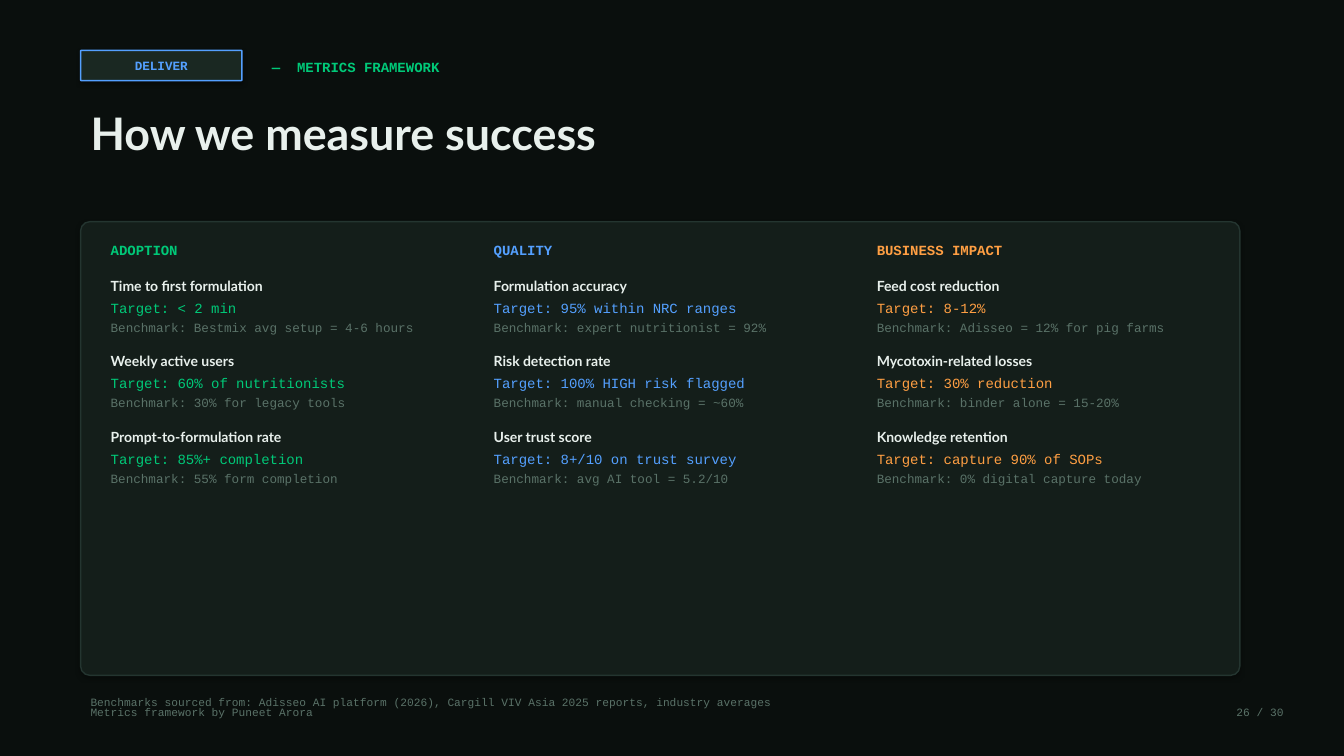
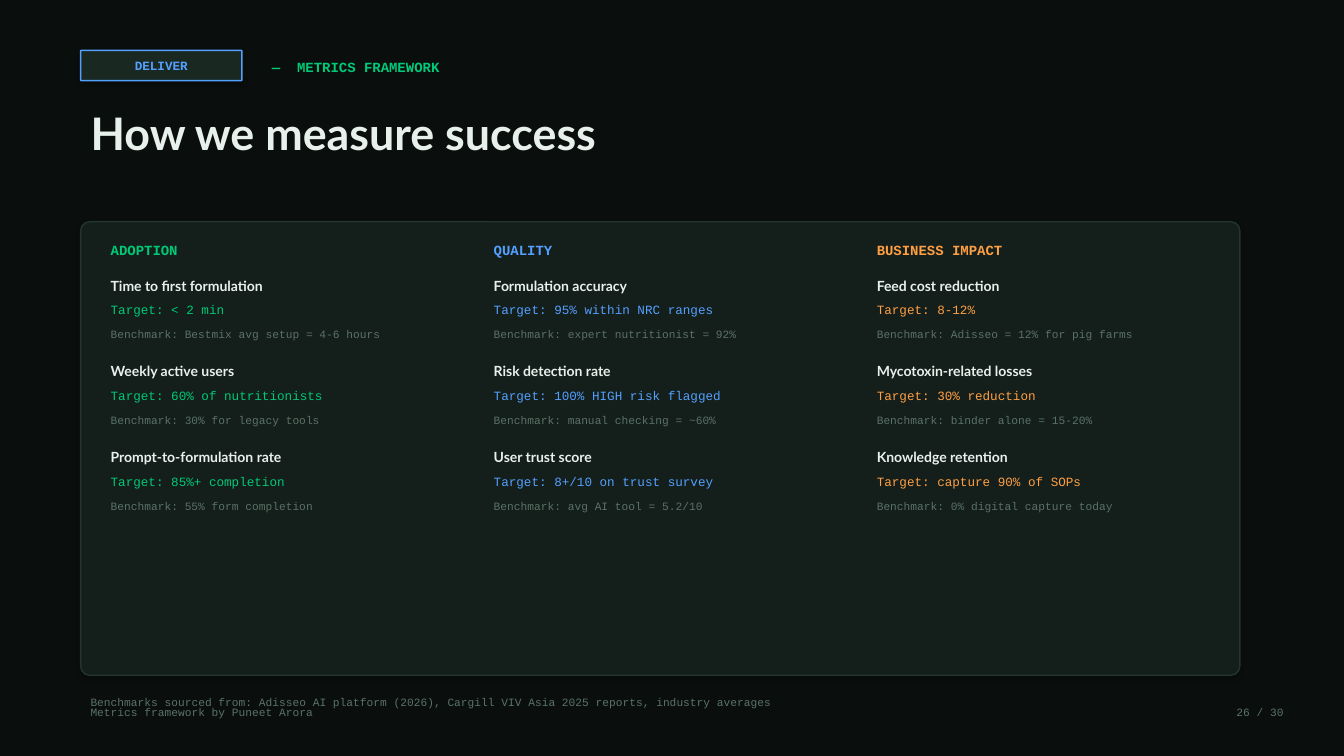
Before and after one commit to puneetindeelhi940/portfolio, a slide deck: slide 26 of FeedIQ-TCT-Case-Study-Puneet-Arora.pptx. Drawn at 1344x756 pixels with LibreOffice and Linux fonts; fonts in the diff are those of the drawing. Boxes give left, top, right and bottom in pixels: in the first picture for what was removed or moved away, otherwise in the second. Text is boxed around its words. In the diff, an @@ line names an element or a change of style, - is before the commit and + after.

```diff
--- a/FeedIQ-TCT-Case-Study-Puneet-Arora.pptx
+++ b/FeedIQ-TCT-Case-Study-Puneet-Arora.pptx
@@ text "Benchmark: Bestmix avg setup = ...": place and size @@
-text "Benchmark: Bestmix avg setup = ..." at box(111, 323, 413, 335)
+text "Benchmark: Bestmix avg setup = ..." at box(111, 330, 380, 340)
@@ text "Benchmark: expert nutritionist = 92%": place and size @@
-text "Benchmark: expert nutritionist = 92%" at box(494, 323, 766, 335)
+text "Benchmark: expert nutritionist = 92%" at box(494, 330, 736, 340)
@@ text "Benchmark: Adisseo = 12% for ...": place and size @@
-text "Benchmark: Adisseo = 12% for ..." at box(877, 323, 1164, 335)
+text "Benchmark: Adisseo = 12% for ..." at box(877, 330, 1133, 340)
@@ 3 texts: place and size @@
-3 texts at box(111, 355, 1032, 369)
+3 texts at box(111, 365, 1032, 379)
@@ text "Target: 60% of nutritionists": place and size @@
-text "Target: 60% of nutritionists" at box(111, 378, 345, 391)
+text "Target: 60% of nutritionists" at box(111, 391, 322, 403)
@@ text "Target: 100% HIGH risk flagged": place and size @@
-text "Target: 100% HIGH risk flagged" at box(494, 378, 745, 391)
+text "Target: 100% HIGH risk flagged" at box(494, 391, 721, 403)
@@ text "Target: 30% reduction": place and size @@
-text "Target: 30% reduction" at box(877, 378, 1052, 391)
+text "Target: 30% reduction" at box(877, 391, 1036, 403)
@@ text "Benchmark: 30% for legacy tools": place and size @@
-text "Benchmark: 30% for legacy tools" at box(111, 398, 345, 410)
+text "Benchmark: 30% for legacy tools" at box(111, 416, 320, 426)
@@ text "Benchmark: manual checking = ~60%": place and size @@
-text "Benchmark: manual checking = ~60%" at box(494, 398, 743, 410)
+text "Benchmark: manual checking = ~60%" at box(494, 416, 716, 426)
@@ text "Benchmark: binder alone = 15-20%": place and size @@
-text "Benchmark: binder alone = 15-20%" at box(877, 398, 1118, 407)
+text "Benchmark: binder alone = 15-20%" at box(877, 416, 1092, 424)
@@ 3 texts: place and size @@
-3 texts at box(111, 431, 1008, 445)
+3 texts at box(111, 451, 1008, 465)
@@ text "Target: 85%+ completion": place and size @@
-text "Target: 85%+ completion" at box(111, 454, 304, 467)
+text "Target: 85%+ completion" at box(111, 477, 285, 489)
@@ text "Target: 8+/10 on trust survey": place and size @@
-text "Target: 8+/10 on trust survey" at box(494, 454, 736, 467)
+text "Target: 8+/10 on trust survey" at box(494, 477, 713, 489)
@@ size 10 to 9 pt in 9 elements at box(111, 305, 224, 317), box(494, 305, 713, 317), box(877, 305, 975, 317), box(111, 391, 322, 403), box(494, 391, 721, 403), box(877, 391, 1036, 403), box(111, 477, 285, 489), box(494, 477, 713, 489), box(877, 477, 1081, 489) @@
@@ text "Target: capture 90% of SOPs": place and size @@
-text "Target: capture 90% of SOPs" at box(877, 454, 1103, 467)
+text "Target: capture 90% of SOPs" at box(877, 477, 1081, 489)
@@ text "Benchmark: 55% form completion": place and size @@
-text "Benchmark: 55% form completion" at box(111, 474, 338, 485)
+text "Benchmark: 55% form completion" at box(111, 502, 312, 512)
@@ text "Benchmark: avg AI tool = ...": place and size @@
-text "Benchmark: avg AI tool = ..." at box(494, 474, 728, 486)
+text "Benchmark: avg AI tool = ..." at box(494, 502, 702, 512)
@@ size 9 to 8 pt in 9 elements at box(111, 330, 380, 340), box(494, 330, 736, 340), box(877, 330, 1133, 340), box(111, 416, 320, 426), box(494, 416, 716, 426), box(877, 416, 1092, 424), box(111, 502, 312, 512), box(494, 502, 702, 512), box(877, 502, 1113, 512) @@
@@ text "Benchmark: 0% digital capture today": place and size @@
-text "Benchmark: 0% digital capture today" at box(877, 474, 1142, 486)
+text "Benchmark: 0% digital capture today" at box(877, 502, 1113, 512)
```
Also in this commit, not shown: 23 other slides changed, 3 other files.
